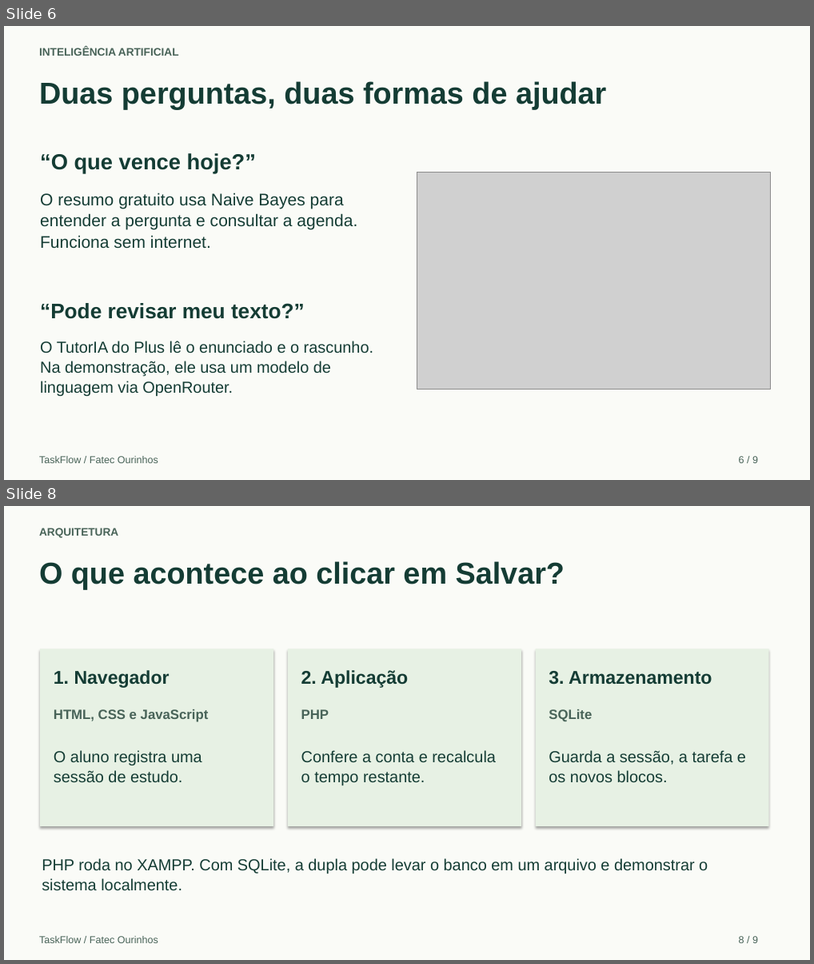
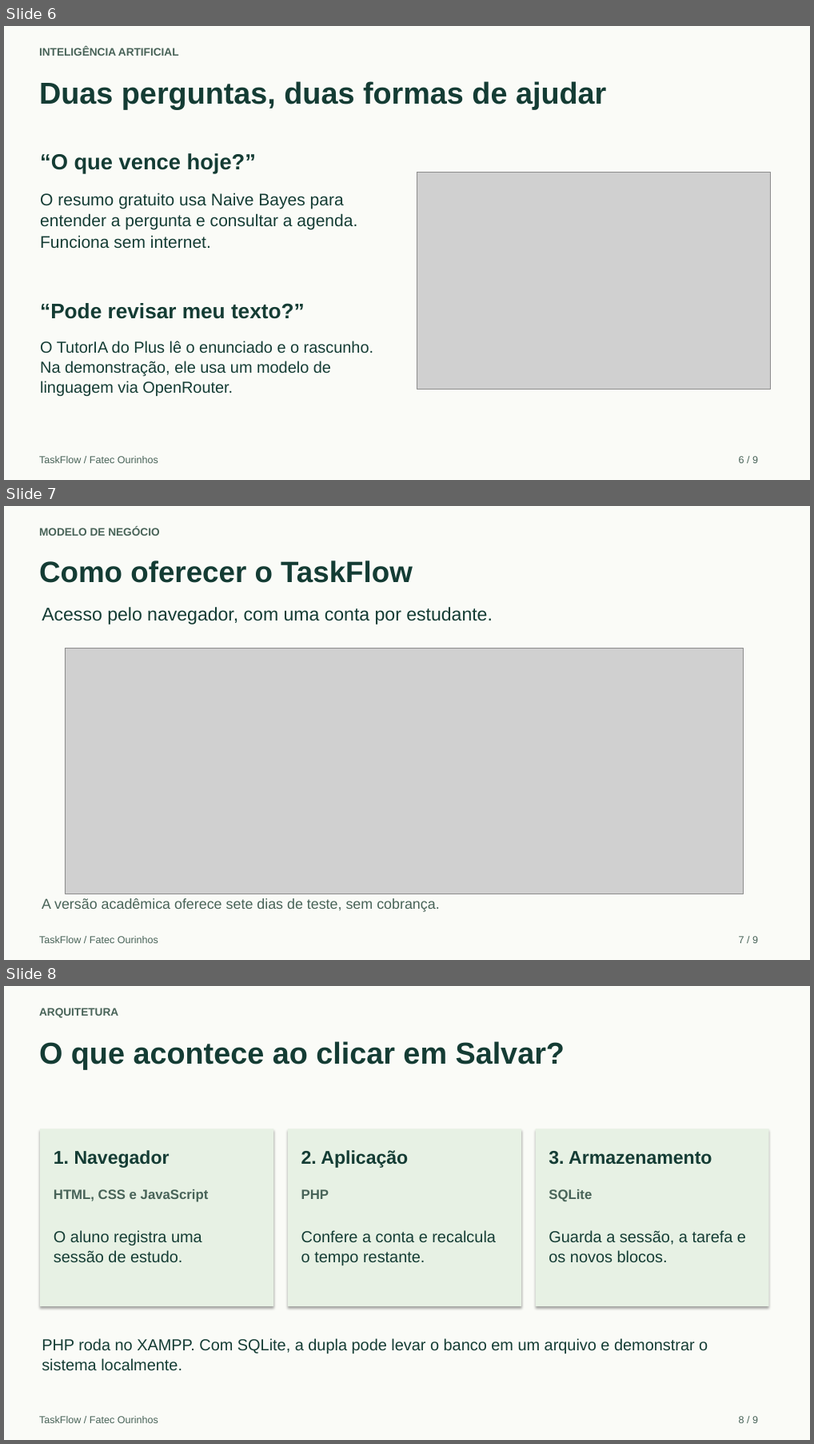
Before and after one commit to Guilherme2846/TaskFlow, a slide deck: docs/TaskFlow_Apresentacao.pptx. Shown one above the other, each under a label of ours: slides 6 and 8 before the commit, slides 6, 7 and 8 after it; the slides between them are not shown. The pictures are 814x964 and 814x1444 pixels, drawn with LibreOffice and Linux fonts; fonts in the diff are those of the drawing; grey boxes stand for pictures. Boxes give left, top, right and bottom in pixels: in the first picture for what was removed or moved away, otherwise in the second. Text is boxed around its words. In the diff, an @@ line names an element or a change of style, - is before the commit and + after.

```diff
--- a/docs/TaskFlow_Apresentacao.pptx
+++ b/docs/TaskFlow_Apresentacao.pptx
@@ slide 7 added at [4, 506, 810, 960], background #FFFFFF @@
@@ rectangle added at [4, 506, 810, 960], fill #FAFBF7 @@
@@ text added at [39, 527, 159, 536], 13 pt, text #486358, bold @@
+MODELO DE NEGÓCIO
@@ text added at [39, 560, 413, 583], 35 pt, text #143C34, bold @@
+Como oferecer o TaskFlow
@@ text added at [42, 607, 493, 624], 22 pt, text #143C34 @@
+Acesso pelo navegador, com uma conta por estudante.
@@ picture added at [65, 648, 745, 894] @@
@@ text added at [42, 898, 439, 912], 17 pt, text #486358 @@
+A versão acadêmica oferece sete dias de teste, sem cobrança.
@@ text added at [39, 936, 158, 943], 12 pt, text #486358 @@
+TaskFlow / Fatec Ourinhos
@@ text added at [739, 936, 758, 943], 12 pt, text #486358 @@
+7 / 9
```
Also in this commit, not shown: 1 slide changed, 1 slide removed, 1 other file.
